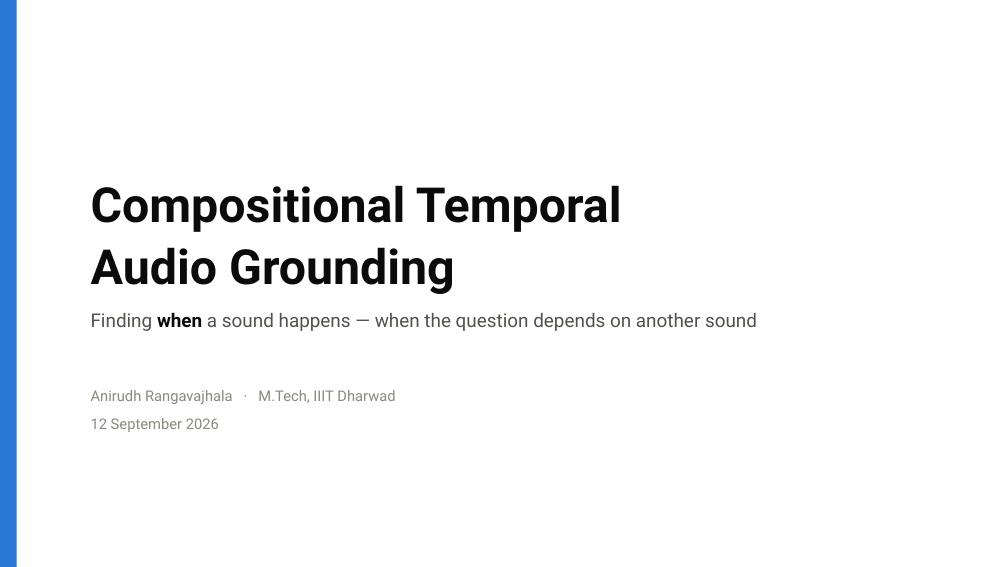
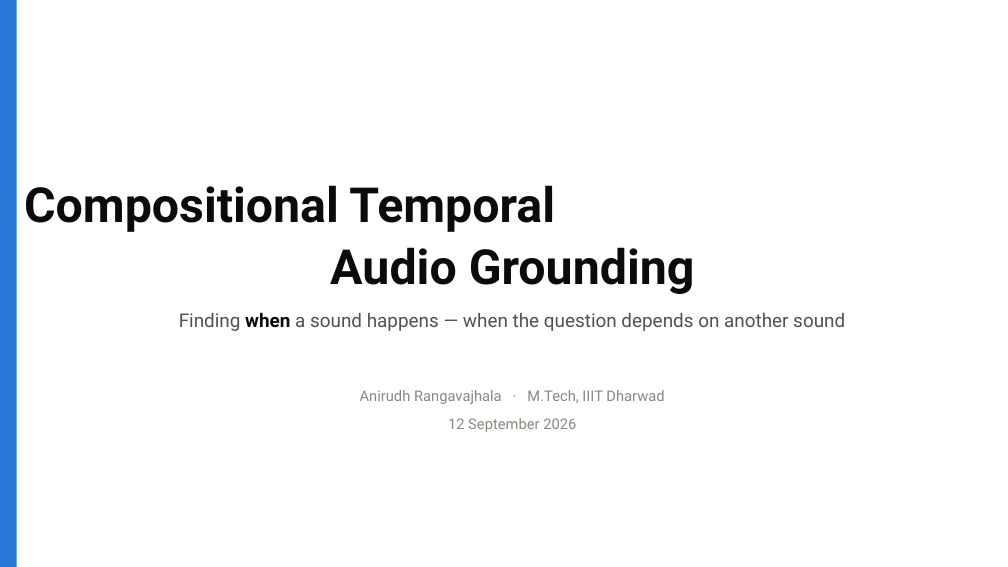
Before and after one commit to Ani2512/mtech-project, a slide deck: slide 1 of research_project/presentation/Compositional_Temporal_Audio_Grounding_2026-09-12.pptx. Drawn at 1008x567 pixels with LibreOffice and Linux fonts; fonts in the diff are those of the drawing. Boxes give left, top, right and bottom in pixels: in the first picture for what was removed or moved away, otherwise in the second. Text is boxed around its words. In the diff, an @@ line names an element or a change of style, - is before the commit and + after.

```diff
--- a/research_project/presentation/Compositional_Temporal_Audio_Grounding_2026-09-12.pptx
+++ b/research_project/presentation/Compositional_Temporal_Audio_Grounding_2026-09-12.pptx
@@ text "Compositional Temporal Audio Grounding": place and size @@
-text "Compositional Temporal Audio Grounding" at [91,185,622,294]
+text "Compositional Temporal Audio Grounding" at [24,185,695,294]
@@ text "Finding when a sound happens ...": place and size @@
-text "Finding when a sound happens ..." at [91,312,757,331]
+text "Finding when a sound happens ..." at [179,312,845,331]
@@ alignment left to centre in 3 elements at [24,185,695,294], [179,312,845,331], [360,390,664,432] @@
@@ text "Anirudh Rangavajhala · M.Tech, IIIT ...": place and size @@
-text "Anirudh Rangavajhala · M.Tech, IIIT ..." at [91,390,395,432]
+text "Anirudh Rangavajhala · M.Tech, IIIT ..." at [360,390,664,432]
```
Also in this commit, not shown: 1 other file.
